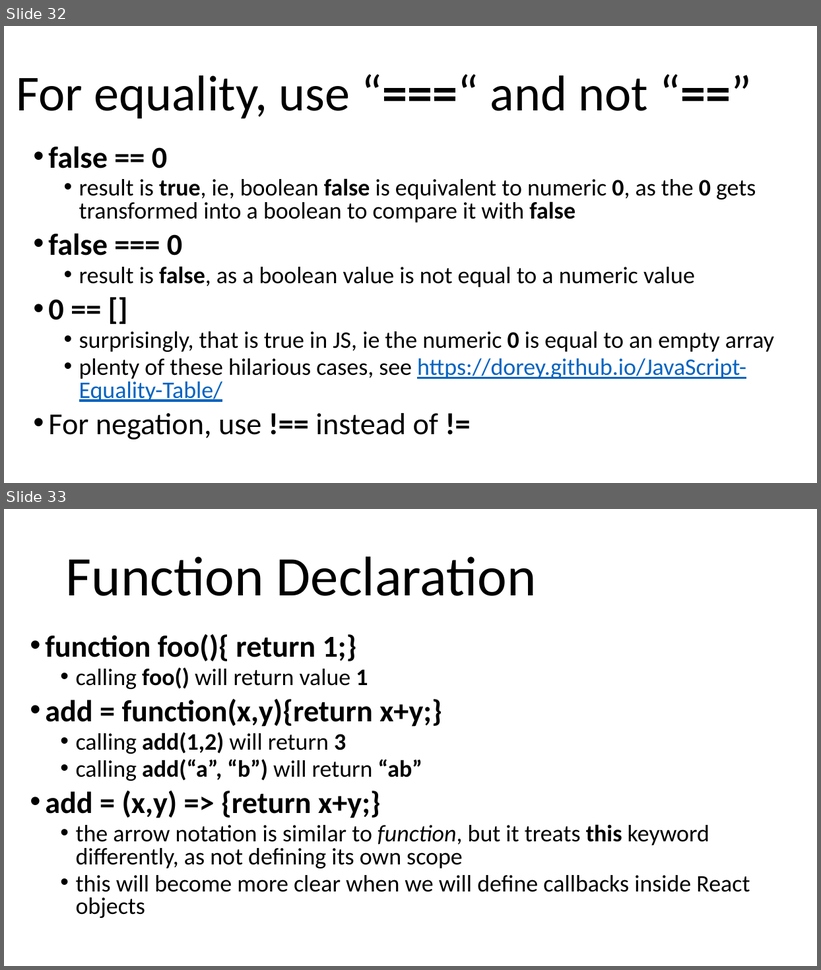
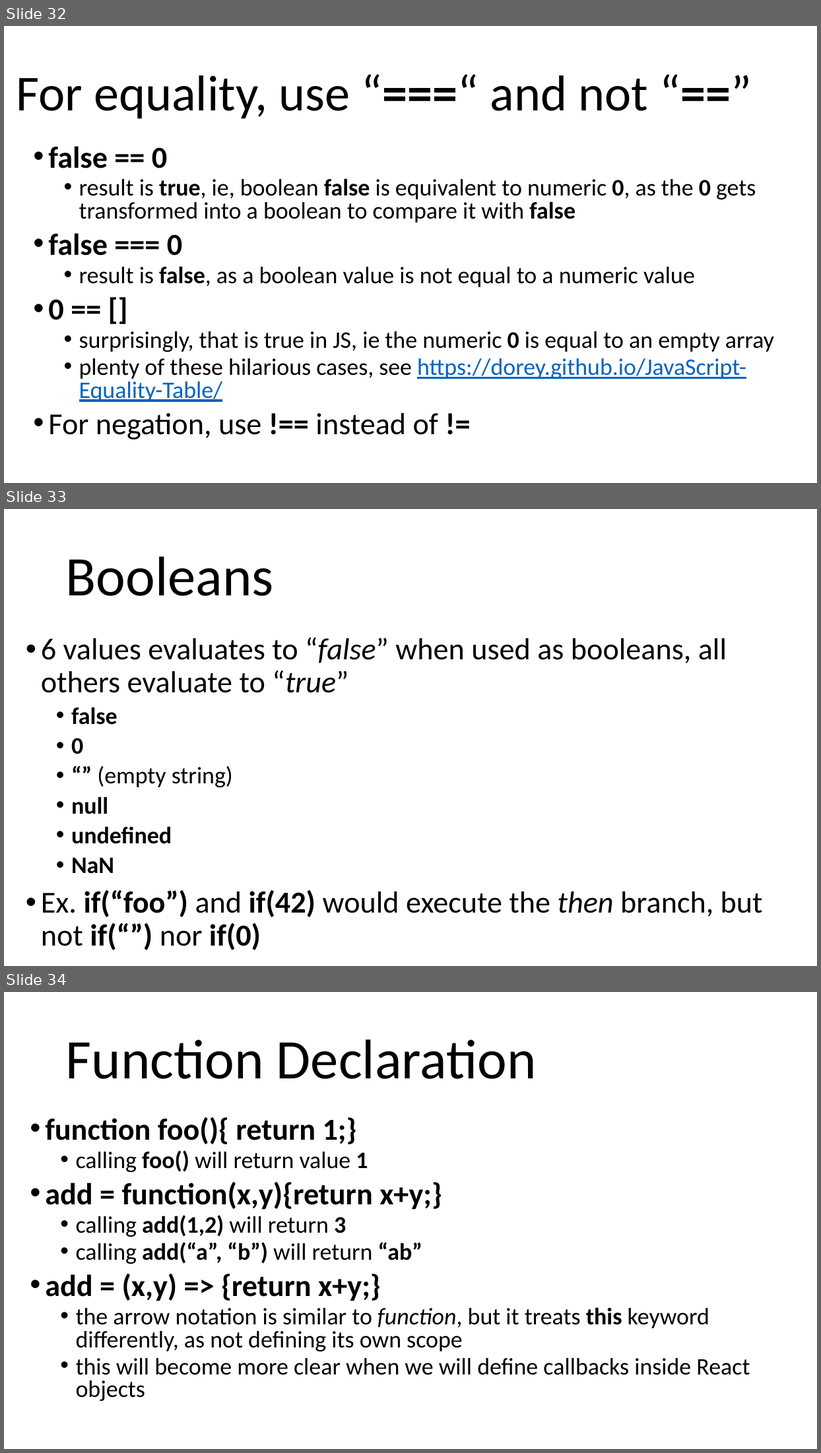
Before and after one commit to arcuri82/web_development_and_api_design, a slide deck: docs/slides/lesson_01.pptx. Shown one above the other, each under a label of ours: slides 32 and 33 before the commit, slides 32, 33 and 34 after it. The pictures are 821x970 and 821x1453 pixels, drawn with LibreOffice and Linux fonts; fonts in the diff are those of the drawing. Boxes give left, top, right and bottom in pixels: in the first picture for what was removed or moved away, otherwise in the second. Text is boxed around its words. In the diff, an @@ line names an element or a change of style, - is before the commit and + after.

```diff
--- a/docs/slides/lesson_01.pptx
+++ b/docs/slides/lesson_01.pptx
@@ slide 33 added at <box>4,509,817,966</box>, background #FFFFFF @@
@@ title added at <box>66,557,274,596</box>, 66 pt, text #000000 @@
+Booleans
@@ text added at <box>41,638,763,951</box>, 36 pt, text #000000 @@
+• 6 values evaluates to “false” when used as booleans, all others evaluate to “true”
+  • false
+  • 0
+  • “” (empty string)
+  • null
+  • undefined
+  • NaN
+• Ex. if(“foo”) and if(42) would execute the then branch, but not if(“”) nor if(0)
@@ what was slide 33 is now slide 34 @@
```
Also in this commit, not shown: 2 other files.
